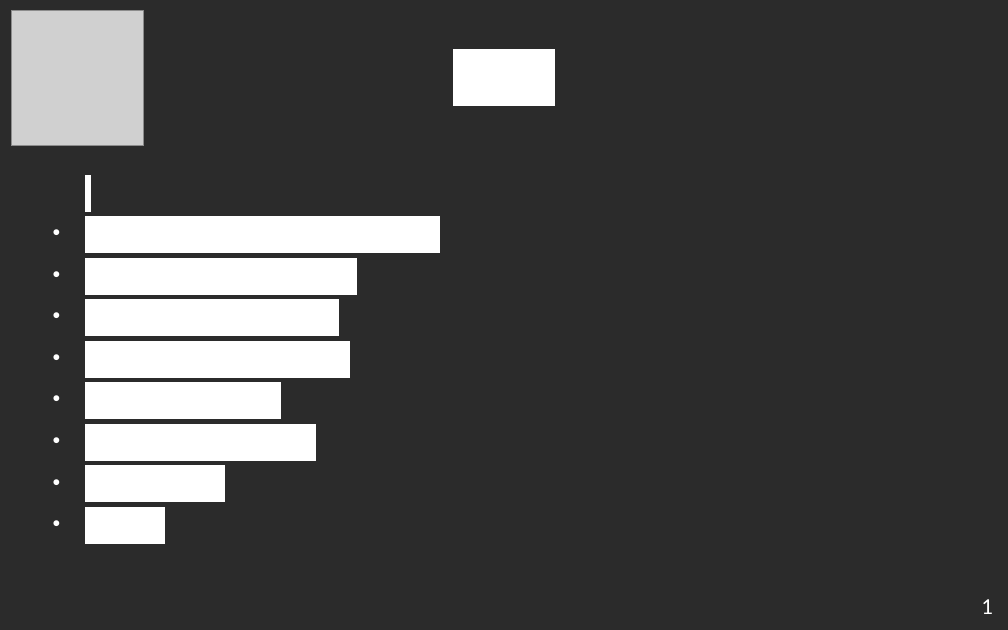
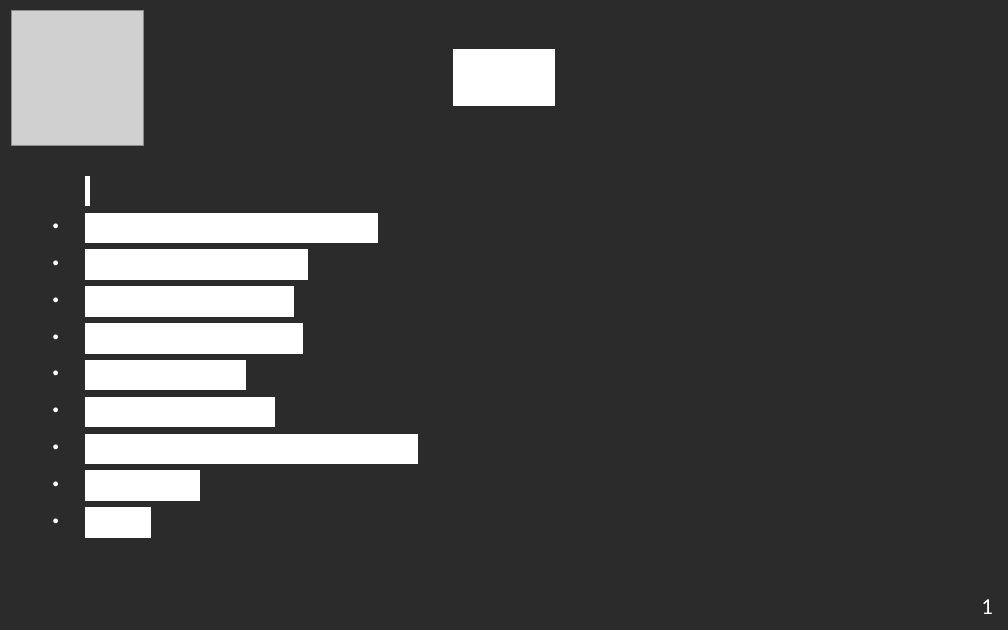
Before and after one commit to edri/EasyGoing, a slide deck: slide 2 of doc/other/presentation_finale/presentation_finale.odp. Drawn at 1008x630 pixels with LibreOffice and Linux fonts; fonts in the diff are those of the drawing; grey boxes stand for pictures; background and template pictures are left out; a plain dark background stands for a picture behind light text. Boxes give left, top, right and bottom in pixels: in the first picture for what was removed or moved away, otherwise in the second. Text is boxed around its words. In the diff, an @@ line names an element or a change of style, - is before the commit and + after.

Commit message:
Update final presentation.

```diff
--- a/doc/other/presentation_finale/presentation_finale.odp
+++ b/doc/other/presentation_finale/presentation_finale.odp
@@ text at bbox=[90, 213, 377, 537]: size 23.8 to 19.6 pt in "Présentation de l'application", "Technologies utilisées", "Architecture globale", "Principales difficultés" and 4 more places @@
@@ text at bbox=[90, 434, 418, 464]: paragraph added @@
+● Fonctionnalités supplémentaires
```
Also in this commit, not shown: 8 other slides changed, 1 slide added, 1 other file.
